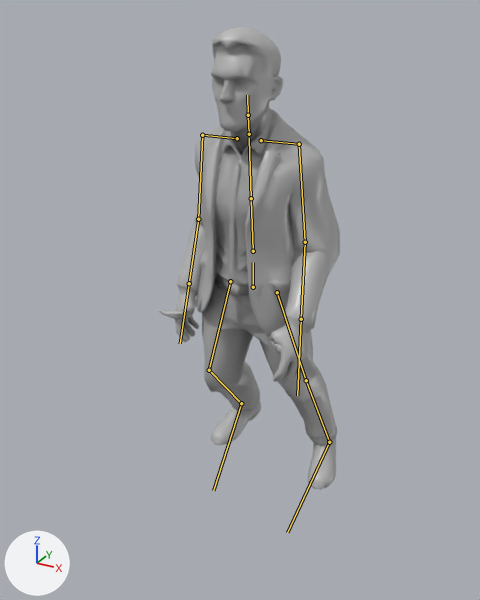
The glTF model app/story/models/vecino.glb as it was, and as the next commit left it.
Rendered twice from a 50 mm camera at (1.078, -2.053, 1.899) aimed at (-0.041, -0.019, 0.882). The axes (+X, +Y, +Z) are drawn at lower left. The lights are the same throughout. The older version comes first. Both versions are drawn at frame 9 of the action 'Walk'; the numbers are the values there. The bones that bend it are drawn over the model as lines.

The first picture shows 'Vecino'.
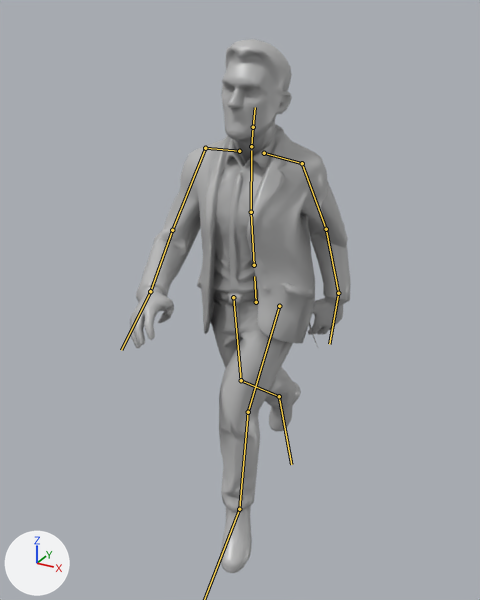
Commit message: feat(web): figures walk with Mixamo motion capture

Boxes (x1, y1, x2, y2) around the edits, measured in the pictures (480 x 600 px):
```json
{"object": "Vecino", "change": "posed", "before": [159, 27, 340, 490], "after": [130, 39, 350, 573], "on screen": "21% wider, 15% taller"}
{"bone": "hips", "before": "(253, 287) to (253, 262)", "after": "(256, 302) to (254, 276)"}
{"bone": "spine", "before": "(253, 251) to (251, 198)", "after": "(254, 265) to (251, 212)"}
{"bone": "chest", "before": "(251, 198) to (249, 138)", "after": "(251, 212) to (251, 150)"}
{"bone": "neck", "before": "(249, 134) to (248, 115)", "after": "(251, 146) to (253, 127)"}
{"bone": "head", "before": "(248, 115) to (247, 95)", "after": "(253, 127) to (255, 107)"}
{"bone": "shoulder.L", "before": "(261, 140) to (299, 144)", "after": "(264, 153) to (302, 163)"}
{"bone": "upper_arm.L", "before": "(299, 144) to (305, 242)", "after": "(302, 163) to (326, 229)"}
{"bone": "forearm.L", "before": "(305, 242) to (301, 319)", "after": "(326, 229) to (338, 293)"}
{"bone": "hand.L", "before": "(301, 319) to (297, 395)", "after": "(338, 293) to (329, 344)"}
{"bone": "shoulder.R", "before": "(237, 138) to (202, 135)", "after": "(239, 151) to (205, 148)"}
{"bone": "upper_arm.R", "before": "(202, 135) to (198, 219)", "after": "(205, 148) to (172, 230)"}
{"bone": "forearm.R", "before": "(198, 219) to (189, 283)", "after": "(172, 230) to (150, 291)"}
{"bone": "hand.R", "before": "(189, 283) to (180, 343)", "after": "(150, 291) to (121, 350)"}
{"bone": "thigh.L", "before": "(277, 292) to (306, 380)", "after": "(279, 306) to (248, 412)"}
{"bone": "shin.L", "before": "(306, 380) to (329, 442)", "after": "(248, 412) to (239, 509)"}
{"bone": "thigh.R", "before": "(230, 281) to (209, 370)", "after": "(233, 297) to (241, 380)"}
{"bone": "shin.R", "before": "(209, 370) to (241, 403)", "after": "(241, 380) to (279, 396)"}
{"bone": "foot.R", "before": "(241, 403) to (213, 490)", "after": "(279, 396) to (291, 464)"}
```

The change, as JSON lines over the scene's bpy script:
```json
{"block": "bone_hips", "where": "bone_hips = bpy.data.objects['Skeleton'].pose.bones['hips']"}
{"op": "set", "path": "bone_hips.location", "old": "(0.003, 0.016, 0.0)", "new": "(0.032, -0.026, 0.031)"}
{"op": "set", "path": "bone_hips.rotation_quaternion", "old": "(0.999, 0.026, -0.019, -0.006)", "new": "(0.999, 0.004, -0.035, 0.034)", "note": "degrees (3, -2, -1) -> degrees (0, -4, 4)"}
{"block": "bone_spine", "where": "bone_spine = bpy.data.objects['Skeleton'].pose.bones['spine']  # child of 'hips'"}
{"op": "set", "path": "bone_spine.rotation_quaternion", "old": "(1.0, 0.017, 0.012, 0.004)", "new": "(0.999, 0.025, 0.031, -0.017)", "note": "degrees (2, 1, 0) -> degrees (3, 4, -2)"}
{"block": "bone_chest", "where": "bone_chest = bpy.data.objects['Skeleton'].pose.bones['chest']  # child of 'spine'"}
{"op": "set", "path": "bone_chest.rotation_quaternion", "old": "(1.0, 0.002, 0.015, 0.0)", "new": "(0.999, -0.03, 0.02, -0.018)", "note": "degrees (0, 2, 0) -> degrees (-3, 2, -2)"}
{"block": "bone_neck", "where": "bone_neck = bpy.data.objects['Skeleton'].pose.bones['neck']  # child of 'chest'"}
{"op": "set", "path": "bone_neck.rotation_quaternion", "old": "(1.0, 0.0, 0.0, 0.0)", "new": "(0.999, -0.04, -0.004, -0.021)", "note": "degrees (0, 0, 0) -> degrees (-5, -1, -2)"}
{"block": "bone_head", "where": "bone_head = bpy.data.objects['Skeleton'].pose.bones['head']  # child of 'neck'"}
{"op": "set", "path": "bone_head.rotation_quaternion", "old": "(1.0, -0.016, -0.012, 0.0)", "new": "(1.0, 0.005, -0.019, -0.008)", "note": "degrees (-2, -1, 0) -> degrees (1, -2, -1)"}
{"block": "bone_shoulder_l", "where": "bone_shoulder_l = bpy.data.objects['Skeleton'].pose.bones['shoulder.L']  # child of 'chest'"}
{"op": "set", "path": "bone_shoulder_l.rotation_quaternion", "old": "(1.0, 0.0, 0.0, 0.0)", "new": "(0.994, -0.086, 0.068, 0.026)", "note": "degrees (0, 0, 0) -> degrees (-10, 8, 2)"}
{"block": "bone_upper_arm_l", "where": "bone_upper_arm_l = bpy.data.objects['Skeleton'].pose.bones['upper_arm.L']  # child of 'shoulder.L'"}
{"op": "set", "path": "bone_upper_arm_l.rotation_quaternion", "old": "(0.987, -0.106, -0.025, 0.117)", "new": "(0.962, 0.214, -0.089, 0.146)", "note": "degrees (-12, -1, 14) -> degrees (23, -13, 14)"}
{"block": "bone_forearm_l", "where": "bone_forearm_l = bpy.data.objects['Skeleton'].pose.bones['forearm.L']  # child of 'upper_arm.L'"}
{"op": "set", "path": "bone_forearm_l.rotation_quaternion", "old": "(0.991, -0.122, 0.0, -0.058)", "new": "(0.972, -0.217, 0.0, -0.091)", "note": "degrees (-14, -1, -7) -> degrees (-25, -2, -10)"}
{"block": "bone_hand_l", "where": "bone_hand_l = bpy.data.objects['Skeleton'].pose.bones['hand.L']  # child of 'forearm.L'"}
{"op": "set", "path": "bone_hand_l.rotation_quaternion", "old": "(1.0, 0.0, 0.0, 0.0)", "new": "(0.931, -0.053, 0.311, 0.185)", "note": "degrees (0, 0, 0) -> degrees (1, 37, 23)"}
{"block": "bone_shoulder_r", "where": "bone_shoulder_r = bpy.data.objects['Skeleton'].pose.bones['shoulder.R']  # child of 'chest'"}
{"op": "set", "path": "bone_shoulder_r.rotation_quaternion", "old": "(1.0, 0.0, 0.0, 0.0)", "new": "(1.0, -0.015, 0.002, -0.015)", "note": "degrees (0, 0, 0) -> degrees (-2, 0, -2)"}
{"block": "bone_upper_arm_r", "where": "bone_upper_arm_r = bpy.data.objects['Skeleton'].pose.bones['upper_arm.R']  # child of 'shoulder.R'"}
{"op": "set", "path": "bone_upper_arm_r.rotation_quaternion", "old": "(0.987, -0.026, -0.001, -0.158)", "new": "(0.974, -0.076, -0.212, 0.012)", "note": "degrees (-3, -1, -18) -> degrees (-10, -24, 3)"}
{"block": "bone_forearm_r", "where": "bone_forearm_r = bpy.data.objects['Skeleton'].pose.bones['forearm.R']  # child of 'upper_arm.R'"}
{"op": "set", "path": "bone_forearm_r.rotation_quaternion", "old": "(0.995, -0.094, 0.0, 0.045)", "new": "(0.921, -0.359, 0.0, 0.151)", "note": "degrees (-11, 0, 5) -> degrees (-42, 6, 16)"}
{"block": "bone_hand_r", "where": "bone_hand_r = bpy.data.objects['Skeleton'].pose.bones['hand.R']  # child of 'forearm.R'"}
{"op": "set", "path": "bone_hand_r.rotation_quaternion", "old": "(1.0, 0.0, 0.0, 0.0)", "new": "(0.986, -0.066, -0.116, 0.096)", "note": "degrees (0, 0, 0) -> degrees (-9, -12, 12)"}
{"block": "bone_thigh_l", "where": "bone_thigh_l = bpy.data.objects['Skeleton'].pose.bones['thigh.L']  # child of 'hips'"}
{"op": "set", "path": "bone_thigh_l.rotation_quaternion", "old": "(-0.997, -0.074, 0.0, 0.0)", "new": "(-0.954, 0.272, 0.053, -0.113)", "note": "degrees (9, 0, 0) -> degrees (-32, -2, 14)"}
{"block": "bone_shin_l", "where": "bone_shin_l = bpy.data.objects['Skeleton'].pose.bones['shin.L']  # child of 'thigh.L'"}
{"op": "set", "path": "bone_shin_l.rotation_quaternion", "old": "(0.997, 0.078, 0.0, 0.0)", "new": "(0.978, 0.155, -0.069, -0.118)", "note": "degrees (9, 0, 0) -> degrees (19, -6, -15)"}
{"block": "bone_foot_l", "where": "bone_foot_l = bpy.data.objects['Skeleton'].pose.bones['foot.L']  # child of 'shin.L'"}
{"op": "set", "path": "bone_foot_l.rotation_quaternion", "old": "(0.992, -0.124, 0.0, 0.0)", "new": "(0.965, 0.21, 0.021, 0.157)", "note": "degrees (-14, 0, 0) -> degrees (24, -1, 18)"}
{"block": "bone_thigh_r", "where": "bone_thigh_r = bpy.data.objects['Skeleton'].pose.bones['thigh.R']  # child of 'hips'"}
{"op": "set", "path": "bone_thigh_r.rotation_quaternion", "old": "(0.997, -0.074, 0.0, 0.0)", "new": "(-0.991, -0.064, -0.083, 0.079)", "note": "degrees (-9, 0, 0) -> degrees (7, 10, -8)"}
{"block": "bone_shin_r", "where": "bone_shin_r = bpy.data.objects['Skeleton'].pose.bones['shin.R']  # child of 'thigh.R'"}
{"op": "set", "path": "bone_shin_r.rotation_quaternion", "old": "(0.936, 0.352, 0.0, 0.0)", "new": "(0.932, 0.333, -0.022, 0.129)", "note": "degrees (41, 0, 0) -> degrees (39, -7, 13)"}
{"block": "bone_foot_r", "where": "bone_foot_r = bpy.data.objects['Skeleton'].pose.bones['foot.R']  # child of 'shin.R'"}
{"op": "set", "path": "bone_foot_r.rotation_quaternion", "old": "(0.959, -0.282, 0.0, 0.0)", "new": "(0.942, 0.239, 0.079, -0.218)", "note": "degrees (-33, 0, 0) -> degrees (25, 15, -23)"}
```
